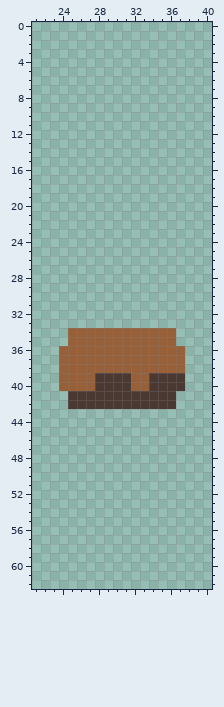
Edited in one commit: pixel-art file (Assets/Sprites/Zombies/scar_variant_4.aseprite). The picture above was drawn from the file before the commit.
64x64 pixels, 1 frame. Shown: x 21..40, y 0..62.
The result:
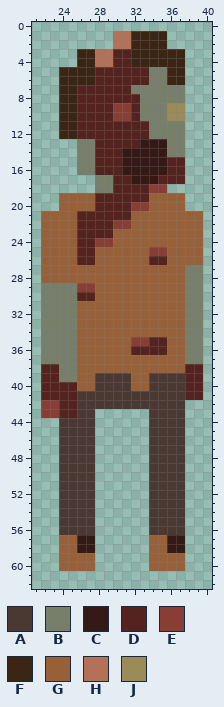
Palette (. is transparent): A #4a3833  B #777f6b  C #341915  D #55231f  E #883e35  F #3b2615  G #986039  H #b37157  J #9a8b59
From the commit log: Rename bones and sprites
Changes in this commit:
layer "Left Shoulder" now shown
layer "Left Forearm" now shown
layer "Left Hand" now shown
layer "Right Lower Leg" now shown
layer "Right Upper Leg" now shown
layer "Left Lower Leg" now shown
layer "Left Upper Leg" now shown
layer "Chest" now shown
layer "Head" now shown
layer "Right Shoulder" now shown
layer "Right Forearm" now shown
layer "Right Hand" now shown
y 1..2: x 30..35 ...... -> HHFFFF
y 3..4: x 26..37 ............ -> FFHHDDFFFFFF
y 5..6: x 24..37 .............. -> FFFFDDDDDDBBFF
y 7: x 24..37 .............. -> FFDDDDDDBBBBBB
y 8: x 24..37 .............. -> FFDDDDDDDBBBBB
y 9..10: x 24..37 .............. -> FFDDDDEEDBBBJJ
y 11..12: x 24..37 .............. -> FFDDDDDDDDBBBB
y 13: x 26..37 ............ -> BBDDDDDCCCBB
y 14: x 26..37 ............ -> BBDDDCCCCCBB
y 15..16: x 26..37 ............ -> BBDDDCCCCCDD
y 17: x 28..37 .......... -> BBDDCCCDDD
y 18: x 28..35 ........ -> BBDDDDEE
y 19: x 24..37 .............. -> GGGGDDDDDDGGGG
y 20: x 24..37 .............. -> GGGGDDDDEEGGGG
y 21: x 22..39 .................. -> GGGGDDDDDDGGGGGGGG
y 22: x 22..39 .................. -> GGGGDDDDEEGGGGGGGG
y 23: x 22..39 .................. -> GGGGDDDDGGGGGGGGGG
y 24: x 22..39 .................. -> GGGGDDEEGGGGGGGGGG
y 25: x 22..39 .................. -> GGGGDDGGGGGGEEGGGG
y 26: x 22..39 .................. -> GGGGDDGGGGGGDDGGGG
y 27..28: x 22..39 .................. -> GGGGGGGGGGGGGGGGBB
y 29: x 22..39 .................. -> BBBBEEGGGGGGGGGGBB
y 30: x 22..39 .................. -> BBBBDDGGGGGGGGGGBB
y 31..33: x 22..39 .................. -> BBBBGGGGGGGGGGGGBB
y 34: x 22..25 ...G -> BBBB; x 37..39 ... -> GBB
y 35: x 22..25 ...G -> BBBB; x 32..35 GGGG -> EEDD; x 37..39 ... -> GBB
y 36: x 22..25 ..GG -> BBBB; x 32..35 GGGG -> DDDD; x 38..39 .. -> BB
y 37: x 22..25 ..GG -> BBBB; x 38..39 .. -> BB
y 38..39: x 22..25 ..GG -> DDBB; x 38..39 .. -> DD
y 40: x 22..25 ..GG -> DDDD; x 38..39 .. -> DD
y 41: x 22..25 ...A -> DDDD; x 37..39 ... -> ADD
y 42: x 22..25 ...A -> EEDD; x 37 . -> A
y 43: x 22..27 ...... -> EEDDAA; x 34..37 .... -> AAAA
y 44..56: x 24..27 .... -> AAAA; x 34..37 .... -> AAAA
y 57..58: x 24..27 .... -> GGCC; x 34..37 .... -> GGCC
y 59..60: x 24..27 .... -> GGGG; x 34..37 .... -> GGGG
